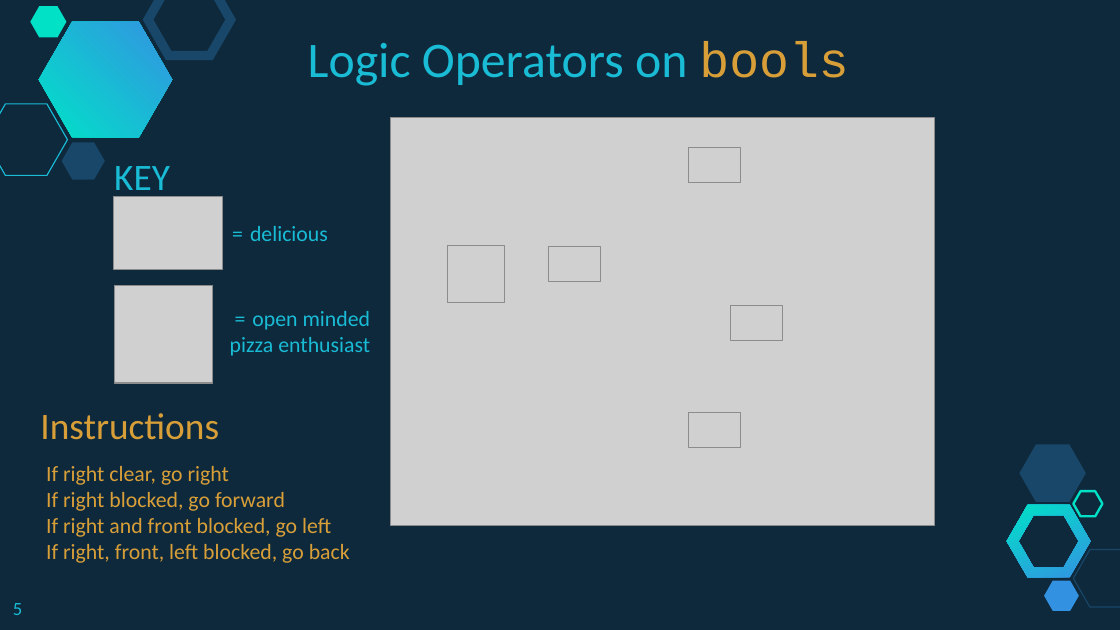
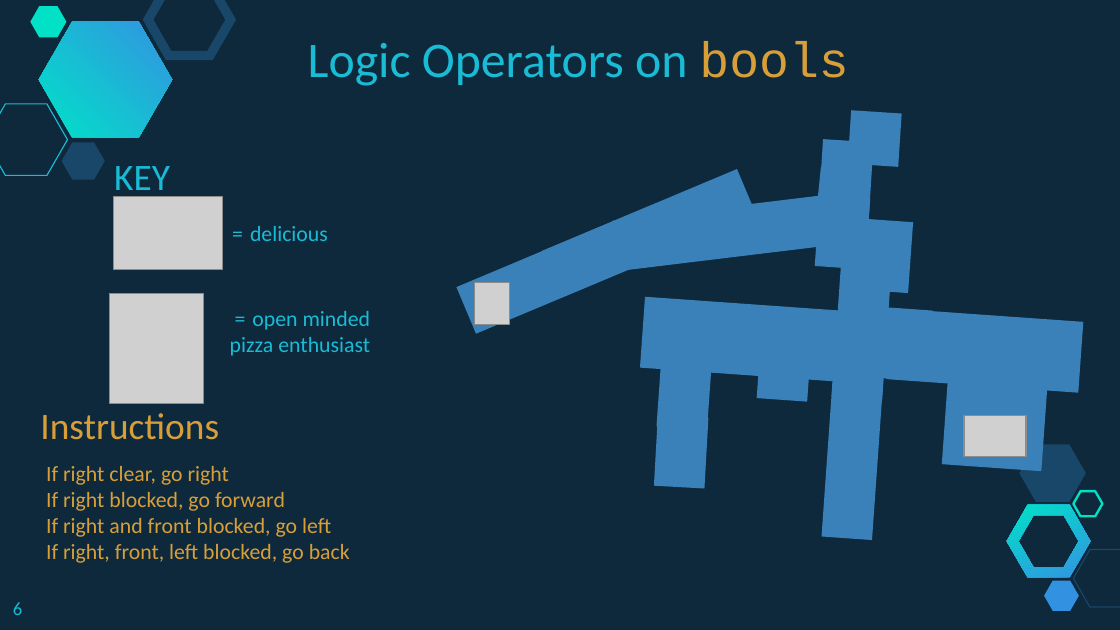
Before and after one commit to branhoff/python_class_101, a slide deck: slide 6 of lecture_slides/5_Python Lesson - Operators and Branching.pptx (slide 5 before the commit). Drawn at 1120x630 pixels with LibreOffice and Linux fonts; fonts in the diff are those of the drawing; grey boxes stand for pictures. Boxes give left, top, right and bottom in pixels: in the first picture for what was removed or moved away, otherwise in the second. Text is boxed around its words. In the diff, an @@ line names an element or a change of style, - is before the commit and + after.

```diff
--- a/lecture_slides/5_Python Lesson - Operators and Branching.pptx
+++ b/lecture_slides/5_Python Lesson - Operators and Branching.pptx
@@ picture removed at [391,118,934,526] @@
@@ rectangle added at [848,110,902,167], fill #3A81BA @@
@@ picture removed at [689,148,741,183] @@
@@ rectangle added at [819,140,874,213], fill #3A81BA @@
@@ rectangle added at [543,169,757,298], fill #3A81BA @@
@@ rectangle added at [814,167,871,242], fill #3A81BA @@
@@ rectangle added at [457,205,671,334], fill #3A81BA @@
@@ rectangle added at [613,196,829,271], fill #3A81BA @@
@@ rectangle added at [815,195,870,269], fill #3A81BA @@
@@ rectangle added at [858,219,913,293], fill #3A81BA @@
@@ picture removed at [448,245,504,301] @@
@@ rectangle added at [831,244,892,400], fill #3A81BA @@
@@ picture: place and size @@
-picture at [114,286,212,383]
+picture at [110,293,204,403]
@@ picture added at [474,282,510,324] @@
@@ rectangle added at [639,297,842,381], fill #3A81BA @@
@@ picture removed at [730,306,783,340] @@
@@ rectangle added at [757,328,812,402], fill #3A81BA @@
@@ rectangle added at [877,307,932,381], fill #3A81BA @@
@@ rectangle added at [886,308,1084,393], fill #3A81BA @@
@@ rectangle added at [656,356,711,430], fill #3A81BA @@
@@ rectangle added at [942,356,1049,472], fill #3A81BA @@
@@ rectangle added at [822,381,884,540], fill #3A81BA @@
@@ rectangle added at [653,415,708,489], fill #3A81BA @@
@@ picture removed at [689,412,741,447] @@
@@ picture: place and size @@
-picture at [549,246,601,281]
+picture at [964,416,1026,457]
@@ page number at [13,602,22,615]: text changed @@
-5
+6
```
Also in this commit, not shown: 3 other slides changed, 5 slides added, 2 other files.
